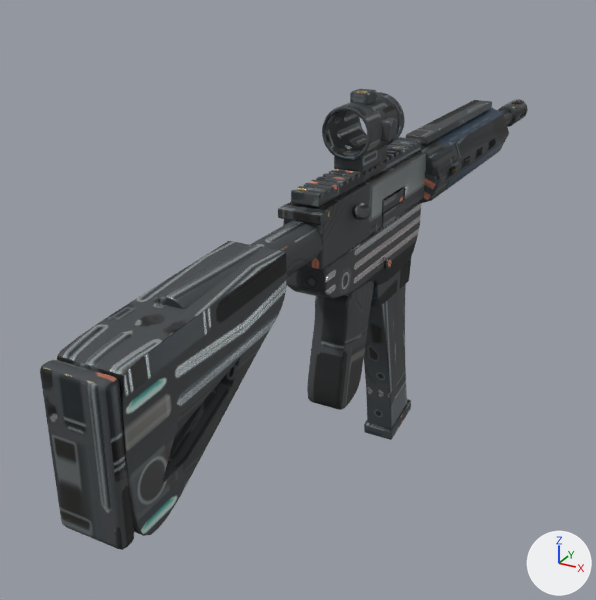
An edit to the glTF model public/models/arsenal/m4.glb, drawn before and after from the same camera.
One viewpoint serves both versions: a 50 mm camera at (0.278, -0.589, 0.273) aimed at (-0.072, 0.048, -0.045). Lighting does not change. The marker at lower right points along +X, +Y and +Z. The first picture is the older version. Where no turn or scale is listed for an object, it has been applied to the vertices. Vertices at exactly the same position are counted once.

In view in the first picture: 'm4_body', 'm4_mag' and 2 more.
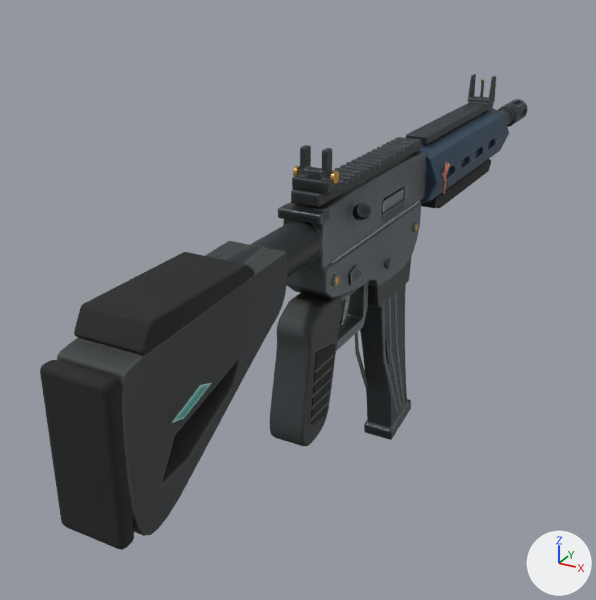
Where the newer file only moved an object's origin or applied its transform, the numbers keep the older frame.

Location of each change, (x1, y1, x2, y2) in pixels of the pictures (596 x 600 px; the box of a moved part takes in the faces that stretch with it):
'm4_body', reshaped
    before: (40, 89, 528, 550)
    after: (40, 74, 528, 550)
part 1 of me_m4_body, moved or reshaped
    before: (307, 281, 374, 410)
    after: (270, 293, 343, 446)
part 2 of me_m4_body, moved or reshaped
    before: (334, 142, 387, 172)
    after: (292, 174, 340, 195)
part 3 of me_m4_body, moved or reshaped
    before: (381, 118, 397, 142)
    after: (300, 145, 311, 176)
part 4 of me_m4_body, added
    after: (321, 148, 332, 180)
part 5 of me_m4_body, moved or reshaped
    before: (350, 89, 377, 104)
    after: (303, 167, 322, 175)
part 6 of me_m4_body, added
    after: (468, 96, 494, 109)
part 7 of me_m4_body, added
    after: (480, 81, 484, 98)
part 8 of me_m4_body, added
    after: (314, 355, 334, 373)
part 9 of me_m4_body, added
    after: (313, 367, 332, 386)
part 10 of me_m4_body, added
    after: (311, 379, 331, 398)
part 11 of me_m4_body, added
    after: (310, 390, 330, 410)
part 12 of me_m4_body, added
    after: (309, 402, 328, 422)
part 13 of me_m4_body, added
    after: (443, 162, 447, 193)
part 14 of me_m4_body, deleted
    before: (322, 96, 398, 161)
part 15 of me_m4_body, deleted
    before: (359, 92, 405, 145)
part 16 of me_m4_body, built on
    before: (283, 104, 527, 269)
    after: (283, 74, 527, 425)
part 17 of me_m4_body, built on
    before: (124, 416, 176, 524)
    after: (74, 252, 254, 524)
part 18 of me_m4_body, surface changed
    both: (40, 99, 528, 550)

Edits to the bpy script that builds the scene:
```text
Change me_m4_body:
    remove me_m4_body.from_pydata(...)  # 4894 vertices, 9716 faces; spans x -0.032..0.032, y -0.422..0.422, z -0.131..0.131
    add me_m4_body.from_pydata(...)  # 9488 vertices, 18708 faces; spans x -0.033..0.032, y -0.422..0.422, z -0.131..0.102
    me_m4_body part 1: the loose piece of 536 vertices spanning x -0.016..0.015, y -0.14..-0.07, z -0.131..-0.018 is moved by (0.0, -0.064, 0.0)
    me_m4_body part 2: the loose piece of 56 vertices spanning x -0.014..0.012, y -0.1..-0.05, z 0.071..0.085 is scaled about its middle by (1.19, 0.406, 0.709), then moved by (0.0, -0.08, -0.003)
    me_m4_body part 3: the loose piece of 56 vertices spanning x 0.016..0.026, y -0.083..-0.065, z 0.094..0.11 is scaled about its middle by (0.478, 0.488, 1.7), then moved by (-0.031, -0.081, -0.013)
    me_m4_body part 4: the loose piece of 56 vertices spanning x 0.016..0.026, y -0.083..-0.065, z 0.094..0.11 is copied, and the copy is scaled about its middle by (0.478, 0.488, 1.7), then moved by (-0.013, -0.081, -0.013); it spans x 0.006..0.011, y -0.16..-0.151, z 0.077..0.102
    me_m4_body part 5: the loose piece of 56 vertices spanning x -0.009..0.007, y -0.083..-0.065, z 0.121..0.131 is scaled about its middle by (1.23, 0.519, 0.288), then moved by (0.0, -0.081, -0.042)
    me_m4_body part 6: the loose piece of 56 vertices spanning x -0.013..0.011, y 0.281..0.299, z 0.022..0.052 is copied, and the copy is scaled about its middle by (1.07, 1.03, 0.303), then moved by (0.0, -0.038, 0.033); it spans x -0.013..0.012, y 0.243..0.261, z 0.065..0.075
    me_m4_body part 7: the loose piece of 56 vertices spanning x -0.013..0.011, y 0.281..0.299, z 0.022..0.052 is copied, and the copy is scaled about its middle by (0.0906, 0.225, 0.809), then moved by (0.0, -0.038, 0.046); it spans x -0.002..0.001, y 0.25..0.254, z 0.072..0.095
    me_m4_body part 8: the loose piece of 56 vertices spanning x 0.016..0.018, y -0.065..-0.015, z 0.016..0.028 is copied, and the copy is scaled about its middle by (0.375, 0.623, 0.144), then moved by (0.0, -0.131, -0.088); it spans x 0.016..0.017, y -0.187..-0.155, z -0.067..-0.065
    me_m4_body part 9: the loose piece of 56 vertices spanning x 0.016..0.018, y -0.065..-0.015, z 0.016..0.028 is copied, and the copy is scaled about its middle by (0.375, 0.623, 0.143), then moved by (0.0, -0.133, -0.098); it spans x 0.016..0.017, y -0.189..-0.157, z -0.077..-0.075
    me_m4_body part 10: the loose piece of 56 vertices spanning x 0.016..0.018, y -0.065..-0.015, z 0.016..0.028 is copied, and the copy is scaled about its middle by (0.375, 0.623, 0.144), then moved by (0.0, -0.135, -0.108); it spans x 0.016..0.017, y -0.191..-0.159, z -0.087..-0.085
    me_m4_body part 11: the loose piece of 56 vertices spanning x 0.016..0.018, y -0.065..-0.015, z 0.016..0.028 is copied, and the copy is scaled about its middle by (0.375, 0.623, 0.143), then moved by (0.0, -0.137, -0.118); it spans x 0.016..0.017, y -0.193..-0.161, z -0.097..-0.095
    me_m4_body part 12: the loose piece of 56 vertices spanning x 0.016..0.018, y -0.065..-0.015, z 0.016..0.028 is copied, and the copy is scaled about its middle by (0.375, 0.623, 0.144), then moved by (0.0, -0.139, -0.128); it spans x 0.016..0.017, y -0.195..-0.163, z -0.107..-0.105
    me_m4_body part 13: a new loose piece, an 8-sided cylinder along z spanning x 0.0295..0.0318, y 0.0488..0.0512, z 0.0195..0.0495, in mat_m4_mat
    me_m4_body part 14: the loose piece of 384 vertices spanning x -0.022..0.021, y -0.105..-0.042, z 0.081..0.124 is deleted
    me_m4_body part 15: the loose piece of 384 vertices spanning x -0.023..0.022, y -0.05..-0.038, z 0.08..0.125 is deleted
    me_m4_body part 16: 1 vertex moved within x 0.03, y 0.218, z 0.034; 106 vertices removed from x -0.032..0.023, y -0.176..0.421, z 0.003..0.061; 4576 vertices added at x -0.033..0.032, y -0.19..0.421, z -0.115..0.1
    me_m4_body part 17: 2 vertices moved within x -0.023, y -0.37, z -0.018; 4 vertices removed from x -0.024..0.022, y -0.411..-0.37, z -0.024..-0.018; 248 vertices added at x -0.025..0.024, y -0.411..-0.282, z -0.023..0.06
    me_m4_body part 18: 5846 kept faces spanning x -0.024..0.032, y -0.422..0.422, z -0.069..0.072 get new texture (UV) coordinates
    other edits to the shape of me_m4_body do not show in these pictures
```
